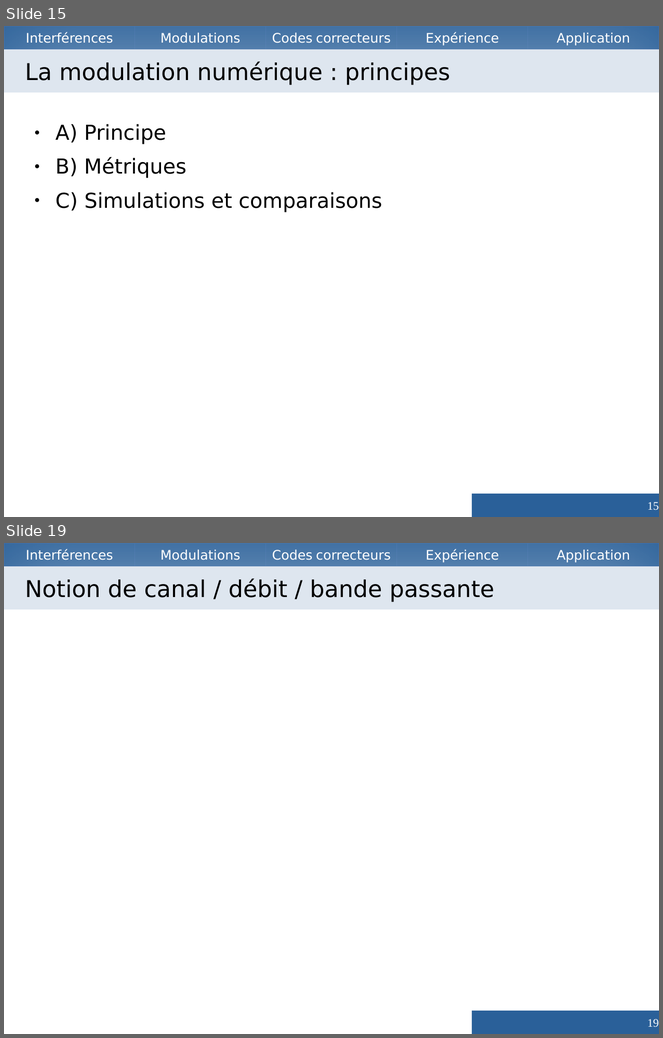
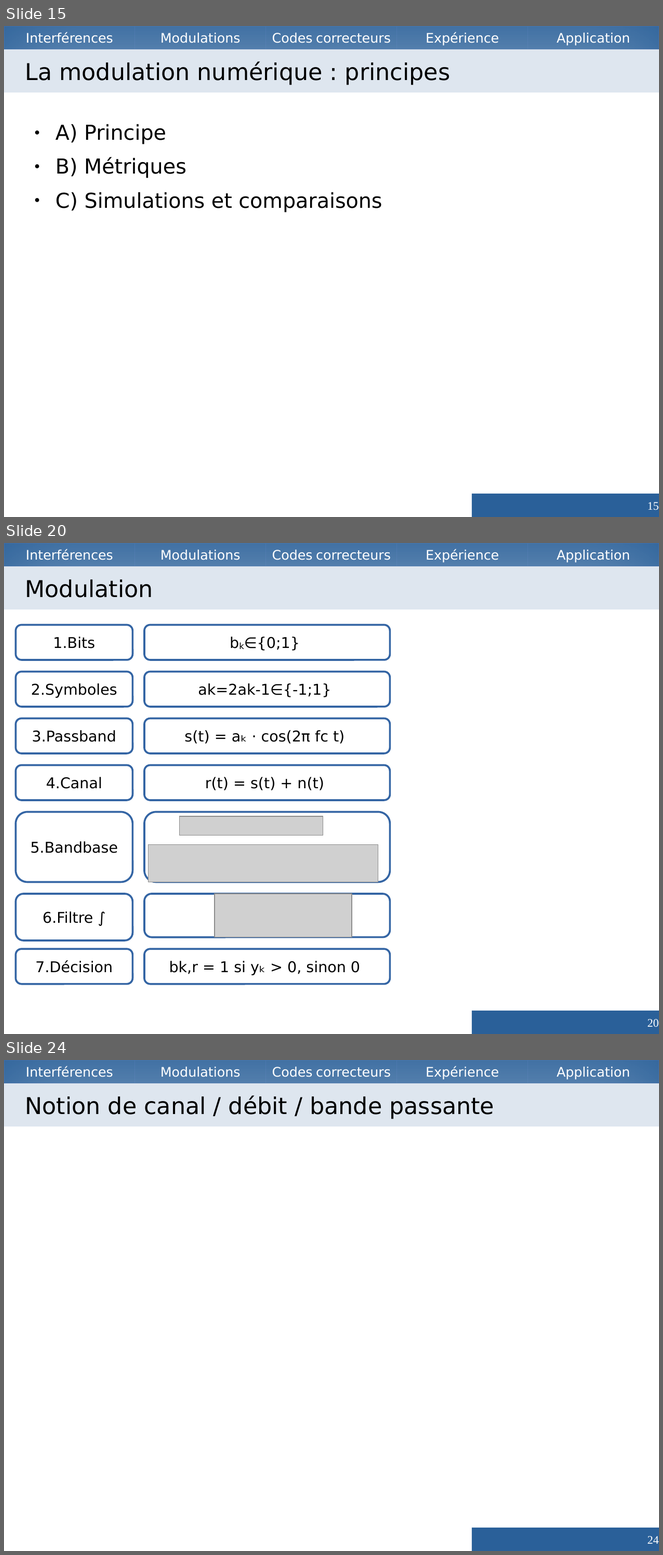
Before and after one commit to Vzrod/tipe, a slide deck: TIPE.odp. Shown one above the other, each under a label of ours: slides 15 and 19 before the commit, slides 15, 20 and 24 after it; the slides between them are not shown. The pictures are 663x1038 and 663x1555 pixels, drawn with LibreOffice and Linux fonts; fonts in the diff are those of the drawing; grey boxes stand for pictures. Boxes give left, top, right and bottom in pixels: in the first picture for what was removed or moved away, otherwise in the second. Text is boxed around its words. In the diff, an @@ line names an element or a change of style, - is before the commit and + after.

```diff
--- a/TIPE.odp
+++ b/TIPE.odp
@@ slide 20 added at box(4, 543, 659, 1034), background #FFFFFF; not listed: 5 template elements that a slide beside it also shows @@
@@ title added at box(4, 566, 659, 610), fill #DEE6EF, 28 pt, text #000000 @@
+Modulation
@@ rounded rectangle added at box(16, 625, 133, 660), outline #3465A4 2.3 pt, 18 pt, text #000000 @@
+1.Bits
@@ rounded rectangle added at box(144, 625, 390, 660), outline #3465A4 2.3 pt, 18 pt, text #000000 @@
+bk∈{0;1}
@@ rounded rectangle added at box(16, 672, 133, 707), outline #3465A4 2.3 pt, 18 pt, text #000000 @@
+2.Symboles
@@ rounded rectangle added at box(144, 672, 390, 707), outline #3465A4 2.3 pt, 18 pt, text #000000 @@
+ak=2ak-1∈{-1;1}
@@ rounded rectangle added at box(16, 718, 133, 754), outline #3465A4 2.3 pt, 18 pt, text #000000 @@
+3.Passband
@@ rounded rectangle added at box(144, 718, 390, 754), outline #3465A4 2.3 pt, 18 pt, text #000000 @@
+s(t) = aₖ · cos(2π fc t)
@@ rounded rectangle added at box(16, 766, 133, 800), outline #3465A4 2.3 pt, 18 pt, text #000000 @@
+4.Canal
@@ rounded rectangle added at box(144, 766, 390, 800), outline #3465A4 2.3 pt, 18 pt, text #000000 @@
+r(t) = s(t) + n(t)
@@ rounded rectangle added at box(16, 812, 133, 883), outline #3465A4 2.3 pt, 18 pt, text #000000 @@
+5.Bandbase
@@ rounded rectangle added at box(144, 812, 390, 883), outline #3465A4 2.3 pt @@
@@ picture added at box(179, 817, 323, 836) @@
@@ picture added at box(149, 845, 378, 883) @@
@@ rounded rectangle added at box(16, 895, 133, 941), outline #3465A4 2.3 pt, 18 pt, text #000000 @@
+6.Filtre ∫
@@ rounded rectangle added at box(144, 895, 390, 938), outline #3465A4 2.3 pt @@
@@ picture added at box(215, 895, 352, 938) @@
@@ rounded rectangle added at box(16, 949, 133, 984), outline #3465A4 2.3 pt, 18 pt, text #000000 @@
+7.Décision
@@ rounded rectangle added at box(144, 949, 390, 984), outline #3465A4 2.3 pt, 18 pt, text #000000 @@
+bk,r = 1 si yₖ > 0, sinon 0
@@ page number added at box(472, 1011, 659, 1034), fill #2A6099, 14 pt, text #FFFFFF @@
+20
@@ what was slide 19 is now slide 24 @@
@@ page number at box(648, 1536, 659, 1544): text changed @@
-19
+24
```
Also in this commit, not shown: 2 slides changed, 6 other slides added, 2 slides removed, 3 other files.
